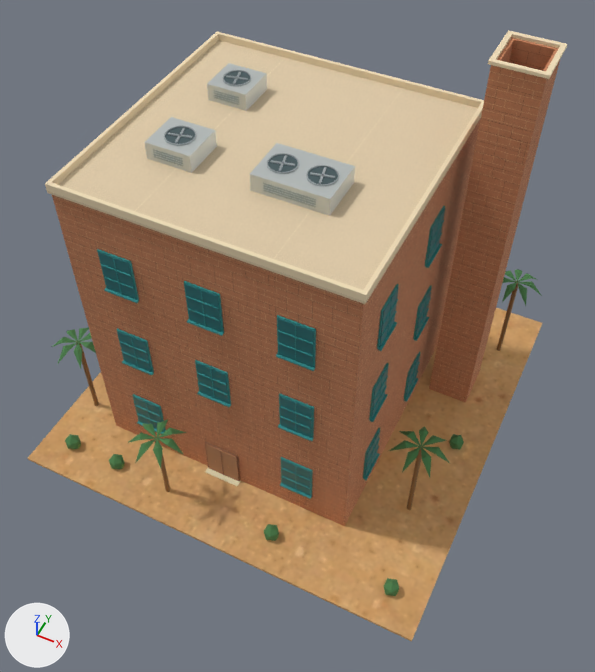
Two versions of the glTF model game/assets/desert-dreams-3d/165-blender.glb, one commit apart.
One viewpoint serves both versions: a 50 mm camera at (18.2, -37.4, 52.8) aimed at (1.5, -3.9, 10.9). The axes (+X, +Y, +Z) are drawn at lower left. The lights are the same throughout. The older version comes first. Objects named as collision shapes, trigger or cutter boxes, shadow casters or lower levels of detail are left out. Vertices at exactly the same position are counted once.

Script lines for the objects in view, before the commit:
```python
me_cylinder_004 = bpy.data.meshes.new('Cylinder.004')
me_cylinder_004.from_pydata(...)  # an 8-sided cylinder along z spanning x -14.0..-13.6, y -9.2..-8.8, z 0.0..7.7; an 8-sided cylinder along z spanning x -4.7..-4.3, y -13.3..-12.9, z 0.0..6.8; an 8-sided cylinder along z spanning x 11.6..12.0, y -6.8..-6.4, z 0.0..8.0; an 8-sided cylinder along z spanning x 12.8..13.2, y 10.7..11.1, z 0.0..8.1
me_cylinder_004.materials.append(mat_frame)  # brown #936f48
me_faceted_palm_frond = bpy.data.meshes.new('Faceted palm frond')
me_faceted_palm_frond.from_pydata(...)  # 308 vertices, 488 faces; spans x -15.7..15.1, y -15.1..14.2, z 0.0..8.5
me_faceted_palm_frond.materials.append(mat_foliage_001)  # green #4b7e4b
me_flat_roof_deck = bpy.data.meshes.new('Flat roof deck')
me_flat_roof_deck.from_pydata(...)  # a box spanning x -11.4..8.4, y -10.1..9.1, z 23.0..23.2
me_flat_roof_deck.materials.append(mat_roof___stucco)
ob_tall_brick_flat_roof_chimney_factory_foliage_001 = bpy.data.objects.new('tall-brick-flat-roof-chimney-factory foliage.001', me_faceted_palm_frond)
ob_tall_brick_flat_roof_chimney_factory_foliage_001.location = (0.0, 0.0, 0.0)
ob_tall_brick_flat_roof_chimney_factory_frame = bpy.data.objects.new('tall-brick-flat-roof-chimney-factory frame', me_cylinder_004)
ob_tall_brick_flat_roof_chimney_factory_frame.location = (0.0, 0.0, 0.0)
ob_tall_brick_flat_roof_chimney_factory_roof___stucco = bpy.data.objects.new('tall-brick-flat-roof-chimney-factory roof • stucco', me_flat_roof_deck)
ob_tall_brick_flat_roof_chimney_factory_roof___stucco.location = (0.0, 0.0, 0.0)
# also in view: 'tall-brick-flat-roof-chimney-factory tank_highlight' at (-2.0, -0.1, 23.8); 'tall-brick-flat-roof-chimney-factory tank' at (-1.9, -0.1, 24.4); 'tall-brick-flat-roof-chimney-factory glass.001' at (-1.5, -0.5, 11.1); 'tall-brick-flat-roof-chimney-factory factory_brick • limestone' at (0.6, -0.5, 14.6); 'tall-brick-flat-roof-chimney-factory teal' at (-1.5, -0.5, 11.1)
```
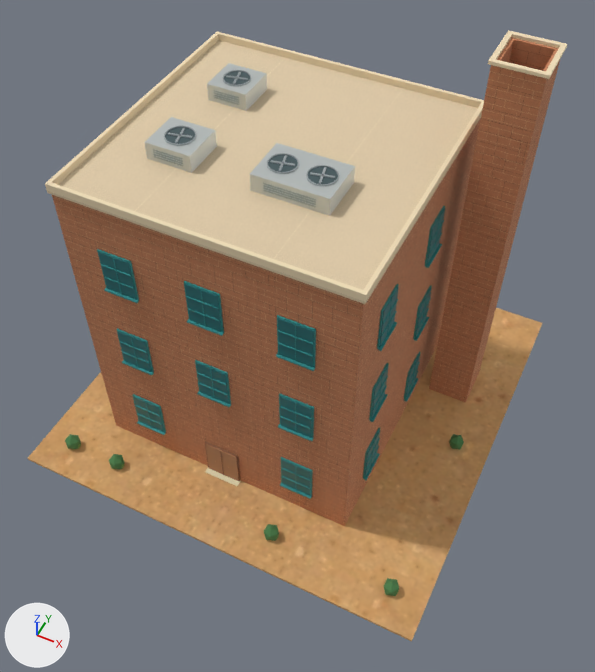
Edits to the bpy script that builds the scene:
```text
Change me_faceted_palm_frond:
    used by ob_tall_brick_flat_roof_chimney_factory_foliage_001; location = (0.0, 0.0, 0.0)
    remove me_faceted_palm_frond.from_pydata(...)  # 308 vertices, 488 faces; spans x -15.7..15.1, y -15.1..14.2, z 0.0..8.5
    add me_faceted_palm_frond.from_pydata(...)  # 192 vertices, 320 faces; spans x -13.5..13.5, y -13.5..14.2, z 0.0..1.5
    me_faceted_palm_frond part 1: the loose piece of 29 vertices spanning x -15.7..-11.7, y -11.0..-7.0, z 7.1..8.1 is deleted
    me_faceted_palm_frond part 2: the loose piece of 29 vertices spanning x 9.9..13.9, y -8.6..-4.6, z 7.4..8.4 is deleted
    me_faceted_palm_frond part 3: the loose piece of 29 vertices spanning x -6.4..-2.4, y -15.1..-11.1, z 6.2..7.2 is deleted
    me_faceted_palm_frond part 4: the loose piece of 29 vertices spanning x 11.1..15.1, y 8.9..12.9, z 7.5..8.5 is deleted
Remove ob_tall_brick_flat_roof_chimney_factory_frame:
    ob_tall_brick_flat_roof_chimney_factory_frame = bpy.data.objects.new('tall-brick-flat-roof-chimney-factory frame', me_cylinder_004)
    ob_tall_brick_flat_roof_chimney_factory_frame.location = (0.0, 0.0, 0.0)
```

Boxes [x1, y1, x2, y2] around the edits, measured in the pictures (595 x 672 px):
'tall-brick-flat-roof-chimney-factory foliage.001', reshaped
    before: [52, 269, 542, 596]
    after: [65, 434, 464, 596]
'tall-brick-flat-roof-chimney-factory frame', deleted
    before: [76, 281, 518, 510]
part 1 of me_faceted_palm_frond, deleted (green)
    before: [52, 327, 96, 368]
part 2 of me_faceted_palm_frond, deleted (green)
    before: [389, 426, 449, 477]
part 3 of me_faceted_palm_frond, deleted (green)
    before: [128, 419, 186, 468]
part 4 of me_faceted_palm_frond, deleted (green)
    before: [502, 269, 542, 305]
